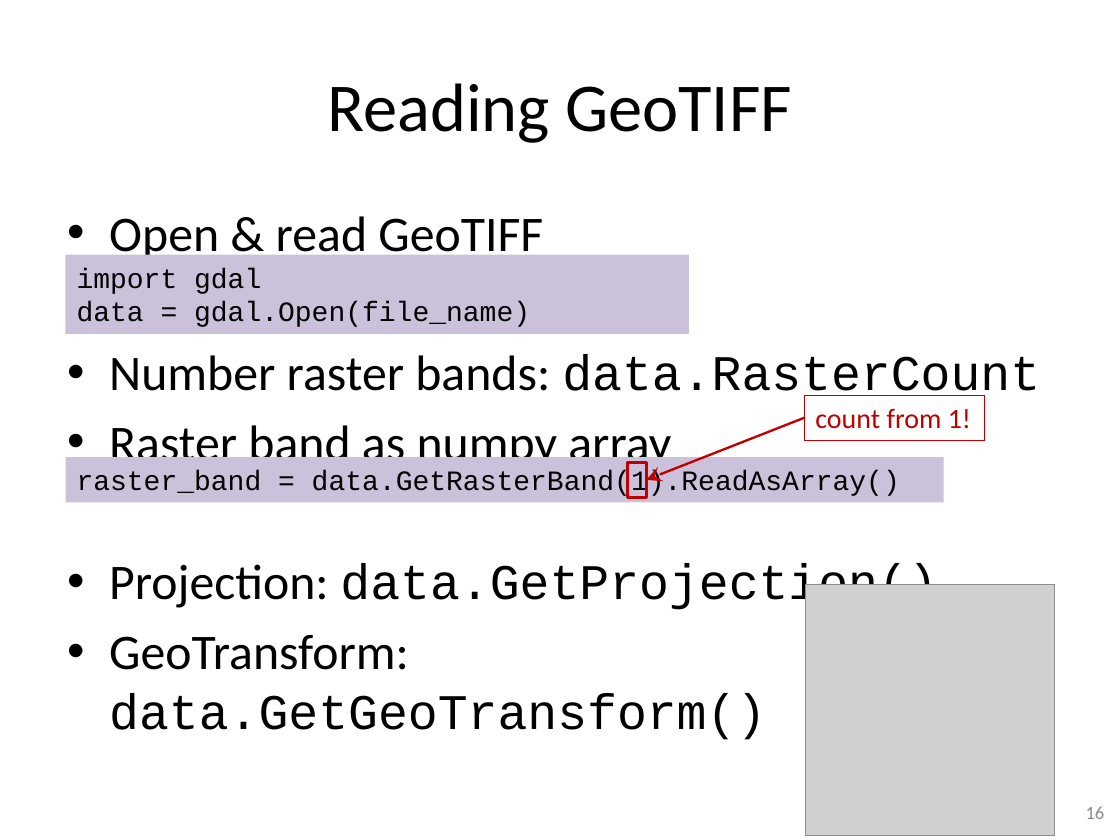
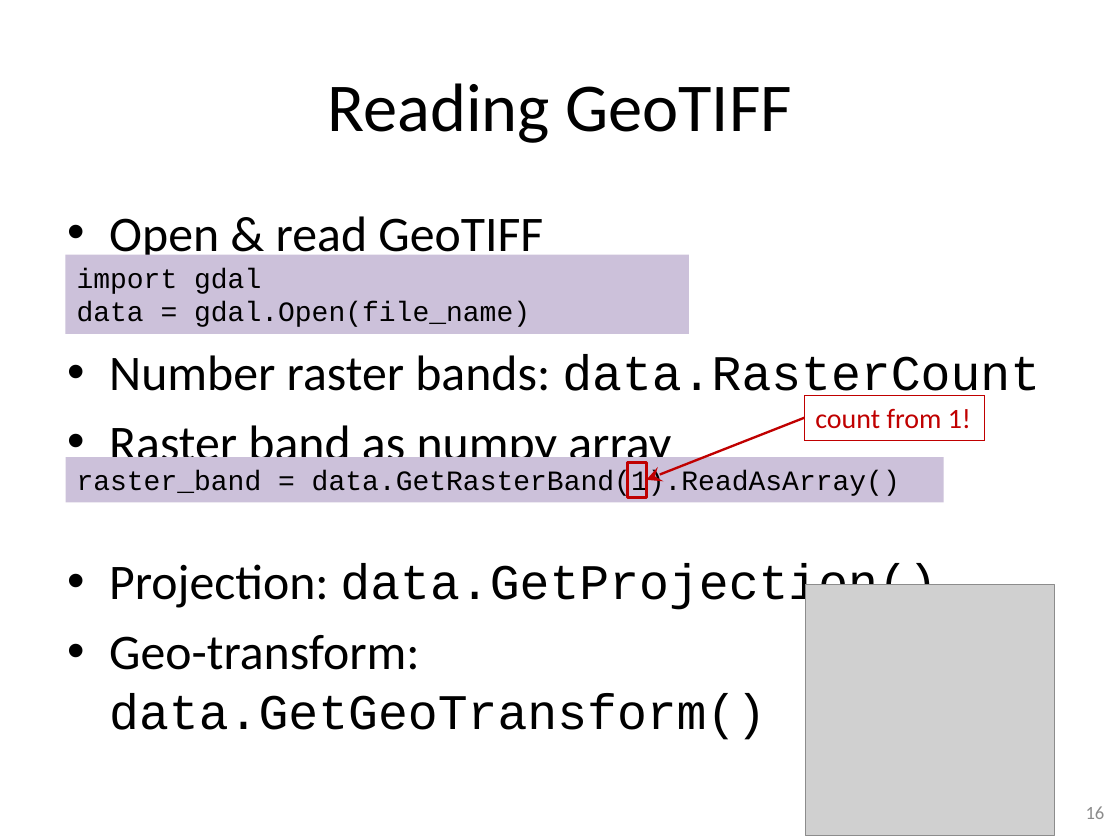
Before and after one commit to gjbex/training-material, a slide deck: slide 16 of Python/python_gis.pptx. Drawn at 1120x840 pixels with LibreOffice and Linux fonts; fonts in the diff are those of the drawing; grey boxes stand for pictures. Boxes give left, top, right and bottom in pixels: in the first picture for what was removed or moved away, otherwise in the second. Text is boxed around its words. In the diff, an @@ line names an element or a change of style, - is before the commit and + after.

```diff
--- a/Python/python_gis.pptx
+++ b/Python/python_gis.pptx
@@ text at [109,635,766,740]: text changed @@
-• GeoTransform: data.GetGeoTransform()
+• Geo-transform: data.GetGeoTransform()
```
Also in this commit, not shown: 1 other slide changed.
